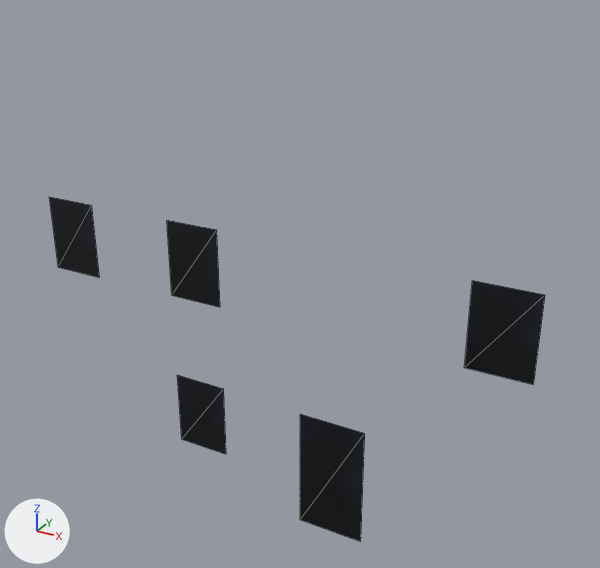
An edit to the OBJ model resources/blender/zombie_street/Street_BlockL1_Glass.obj, drawn before and after from the same camera.
Both versions are drawn from a 50 mm camera at (6.88, -10.89, 10.07) aimed at (0.52, 0.67, 4.29). Arrows for +X, +Y and +Z are at lower left; the lights stay in place. The first picture is the older version. Mesh edges are drawn as thin lines. Where no turn or scale is listed for an object, it has been applied to the vertices.

The first picture shows 'Street_BlockL1_Glass'.
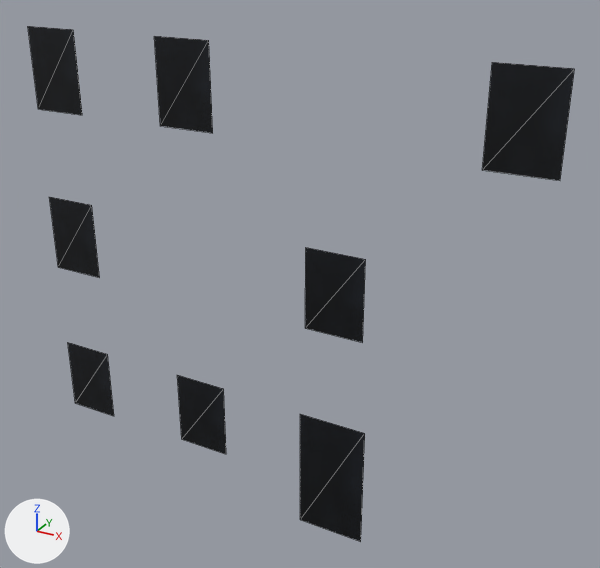
Pixel boxes (x1, y1, x2, y2) of what changed, in the pictures (600 x 568 px; the box of a moved part takes in the faces that stretch with it):
'Street_BlockL1_Glass', reshaped (10% wider, 49% taller)
    before: (49, 197, 545, 542)
    after: (28, 26, 574, 542)
part 1 of me_street_blockl1_glass, moved or reshaped
    before: (167, 220, 220, 307)
    after: (68, 343, 114, 416)
part 2 of me_street_blockl1_glass, moved or reshaped
    before: (464, 281, 545, 385)
    after: (28, 26, 82, 115)
part 3 of me_street_blockl1_glass, added
    after: (154, 36, 213, 133)
part 4 of me_street_blockl1_glass, added
    after: (305, 248, 366, 343)
part 5 of me_street_blockl1_glass, added
    after: (482, 62, 574, 181)

The change in detail:
me_street_blockl1_glass is used by ob_street_blockl1_glass; location (0.0, 0.0, 0.0).
me_street_blockl1_glass had 20 vertices, 10 faces and spanned x -4.74..4.74, y 0.22..0.23, z -0.37..5.18.
me_street_blockl1_glass now has 32 vertices, 16 faces and spans x -4.74..4.74, y 0.22..0.23, z -0.37..8.33.
me_street_blockl1_glass part 1: the loose piece of 4 vertices spanning x -1.93..-0.87, y 0.23, z 3.71..5.18 is moved by (-2.8, 0.0, -3.15).
me_street_blockl1_glass part 2: the loose piece of 4 vertices spanning x 3.66..4.74, y 0.23, z 3.71..5.18 is moved by (-8.4, 0.0, 3.15).
me_street_blockl1_glass part 3: the loose piece of 4 vertices spanning x -1.93..-0.87, y 0.23, z 3.71..5.18 is copied, and the copy is moved by (0.0, 0.0, 3.15); it spans x -1.93..-0.87, y 0.23, z 6.86..8.33.
me_street_blockl1_glass part 4: the loose piece of 4 vertices spanning x -1.93..-0.87, y 0.23, z 3.71..5.18 is copied, and the copy is moved by (2.8, 0.0, 0.0); it spans x 0.87..1.93, y 0.23, z 3.71..5.18.
me_street_blockl1_glass part 5: the loose piece of 4 vertices spanning x 3.66..4.74, y 0.23, z 3.71..5.18 is copied, and the copy is moved by (0.0, 0.0, 3.15); it spans x 3.66..4.74, y 0.23, z 6.86..8.33.
